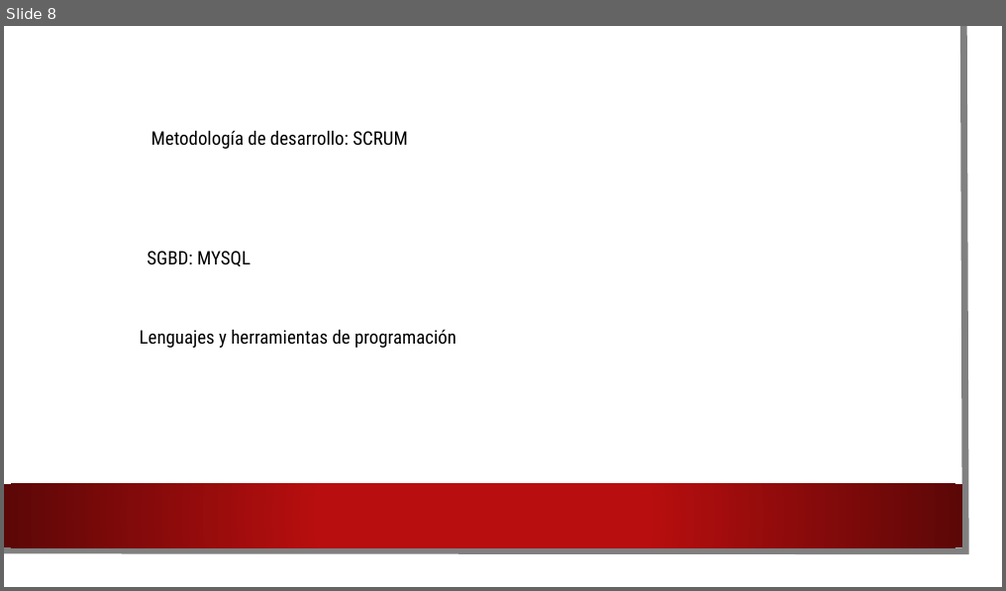
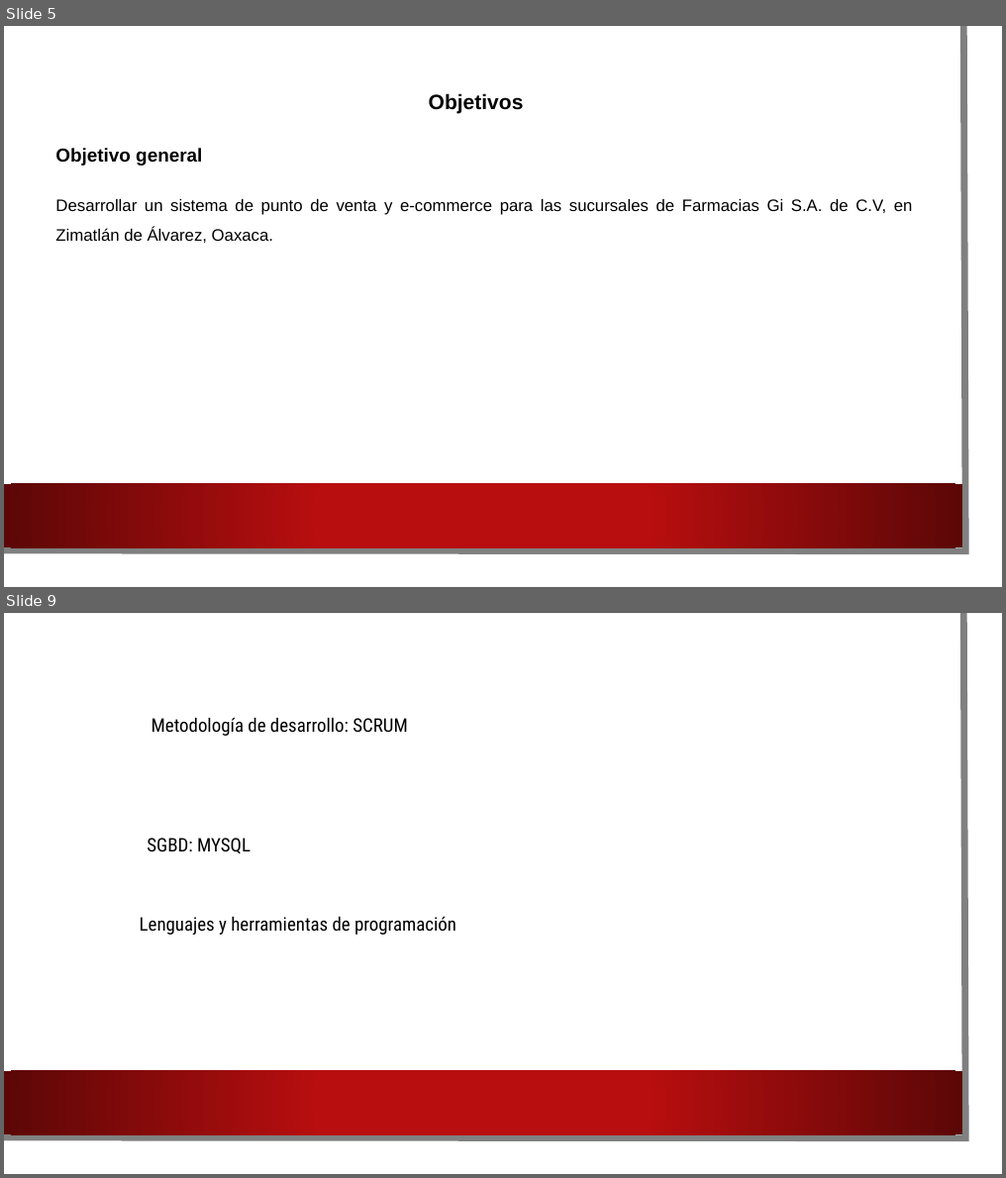
Before and after one commit to HeberZabdiel/FarmaciaGiDocumentos, a slide deck: Presentacion asesor uno.pptx. Shown one above the other, each under a label of ours: slide 8 before the commit, slides 5 and 9 after it; the slides between them are not shown. The pictures are 1006x591 and 1006x1178 pixels, drawn with LibreOffice and Linux fonts; fonts in the diff are those of the drawing; background and template pictures are left out. Boxes give left, top, right and bottom in pixels: in the first picture for what was removed or moved away, otherwise in the second. Text is boxed around its words. In the diff, an @@ line names an element or a change of style, - is before the commit and + after.

```diff
--- a/Presentacion asesor uno.pptx
+++ b/Presentacion asesor uno.pptx
@@ slide 5 added at bbox=[4, 26, 1002, 587], background picture (left out); not listed: 3 template elements that a slide beside it also shows @@
@@ text added at bbox=[55, 93, 913, 243], 16 pt, text #000000 @@
+Objetivos
+Objetivo general
+Desarrollar un sistema de punto de venta y e-commerce para las sucursales de Farmacias Gi S.A. de C.V, en Zimatlán de Álvarez, Oaxaca.
@@ what was slide 8 is now slide 9 @@
```
Also in this commit, not shown: 6 slides changed.
